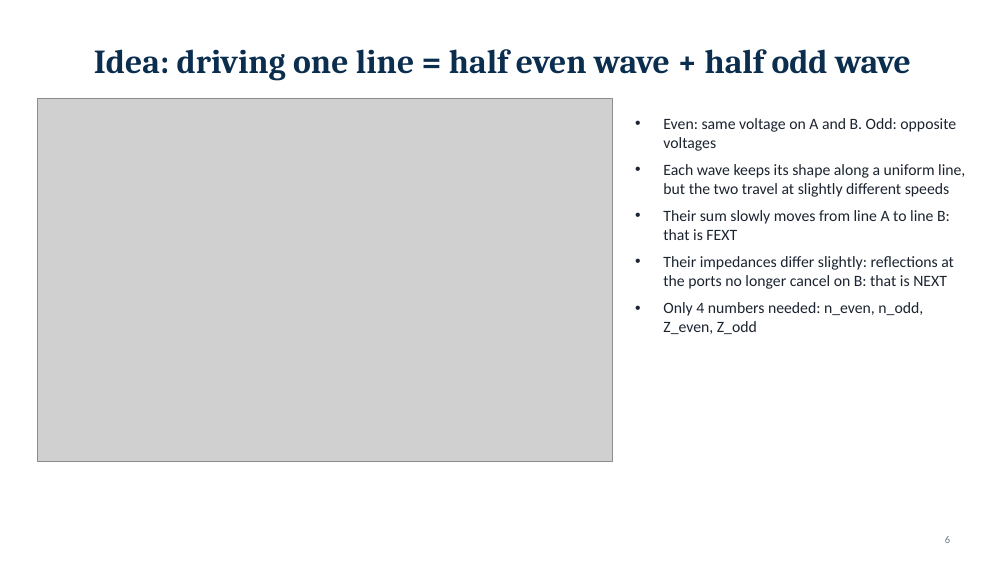
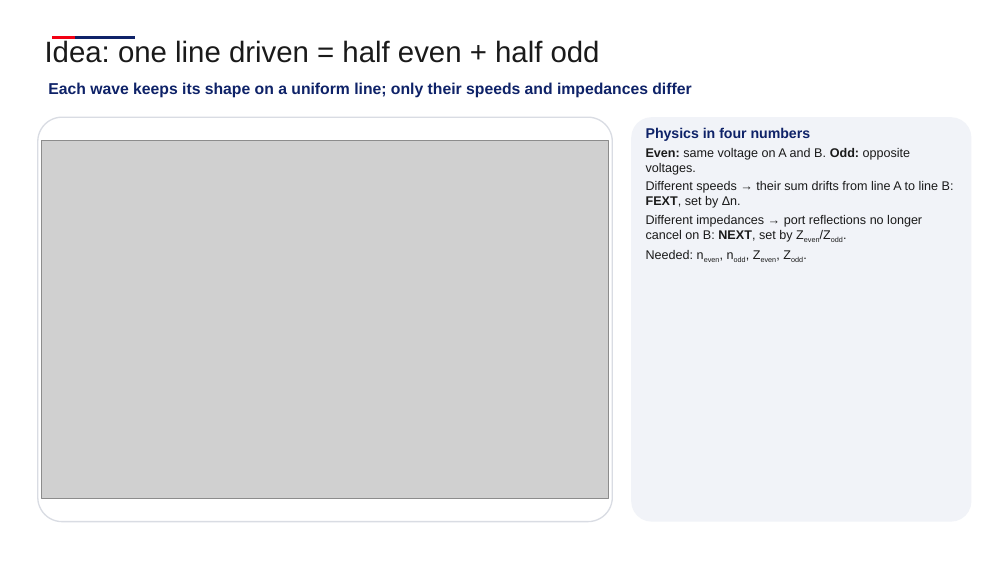
Before and after one commit to andreimuresian/claude, a slide deck: slide 6 of docs/cst/xtalk/crosstalk_cross_section.pptx. Drawn at 1008x567 pixels with LibreOffice and Linux fonts; fonts in the diff are those of the drawing; grey boxes stand for pictures; background and template pictures are left out. Boxes give left, top, right and bottom in pixels: in the first picture for what was removed or moved away, otherwise in the second. Text is boxed around its words. In the diff, an @@ line names an element or a change of style, - is before the commit and + after.

```diff
--- a/docs/cst/xtalk/crosstalk_cross_section.pptx
+++ b/docs/cst/xtalk/crosstalk_cross_section.pptx
@@ text "Idea: one line driven = ..." at [45, 40, 600, 63]: vertical alignment middle to top @@
@@ text at [45, 40, 600, 63]: text changed; size 32 to 28 pt; font Cambria to Arial; text colour #0B2E4F to #1A1A1A; bold off @@
-Idea: driving one line = half even wave + half odd wave
+Idea: one line driven = half even + half odd
@@ line added from (52, 38) to (77, 38), #F20013 2 pt @@
@@ line added from (75, 38) to (135, 38), #0E2268 2 pt @@
@@ text added at [48, 82, 691, 98], 15 pt, text #0E2268, bold @@
+Each wave keeps its shape on a uniform line; only their speeds and impedances differ
@@ rounded rectangle added at [38, 117, 613, 522], fill #FFFFFF, outline #D9DCE3 1.25 pt @@
@@ rounded rectangle added at [631, 117, 972, 522], fill #F1F3F8 @@
@@ picture: place and size @@
-picture at [38, 98, 613, 461]
+picture at [42, 141, 609, 498]
@@ text at [646, 127, 954, 259]: text changed; size 15 to 12 pt; font Calibri to Arial; text colour #1B2430 to #1A1A1A @@
-• Even: same voltage on A and B. Odd: opposite voltages
-• Each wave keeps its shape along a uniform line, but the two travel at slightly different speeds
-• Their sum slowly moves from line A to line B: that is FEXT
-• Their impedances differ slightly: reflections at the ports no longer cancel on B: that is NEXT
-• Only 4 numbers needed: n_even, n_odd, Z_even, Z_odd
+Physics in four numbers
+Even: same voltage on A and B. Odd: opposite voltages.
+Different speeds → their sum drifts from line A to line B: FEXT, set by Δn.
+Different impedances → port reflections no longer cancel on B: NEXT, set by Zeven/Zodd.
+Needed: neven, nodd, Zeven, Zodd.
@@ page number removed at [945, 536, 950, 543] @@
-6
```
Also in this commit, not shown: 14 other slides changed, 1 slide added, 1 slide removed, 4 other files.
